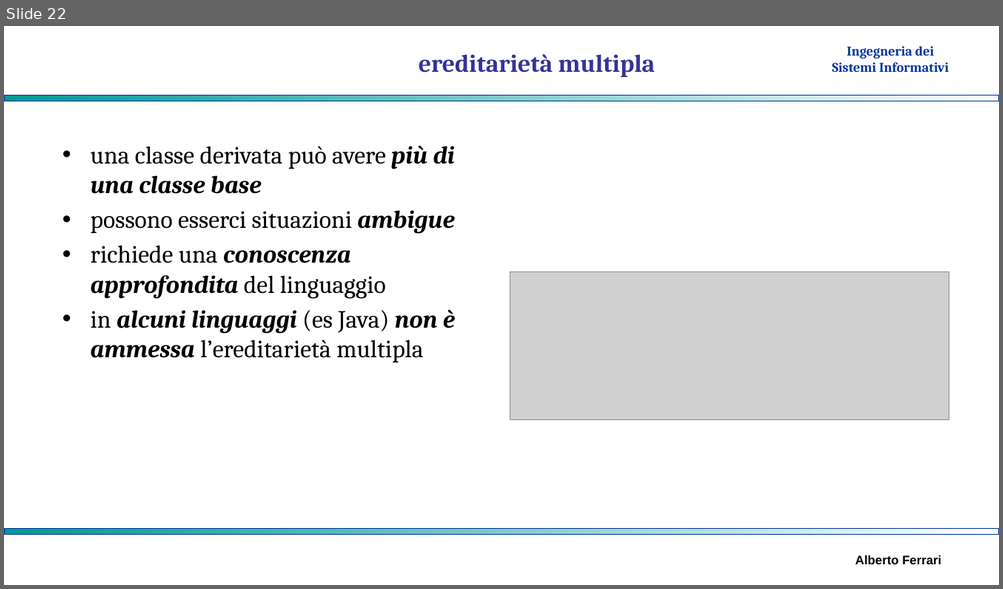
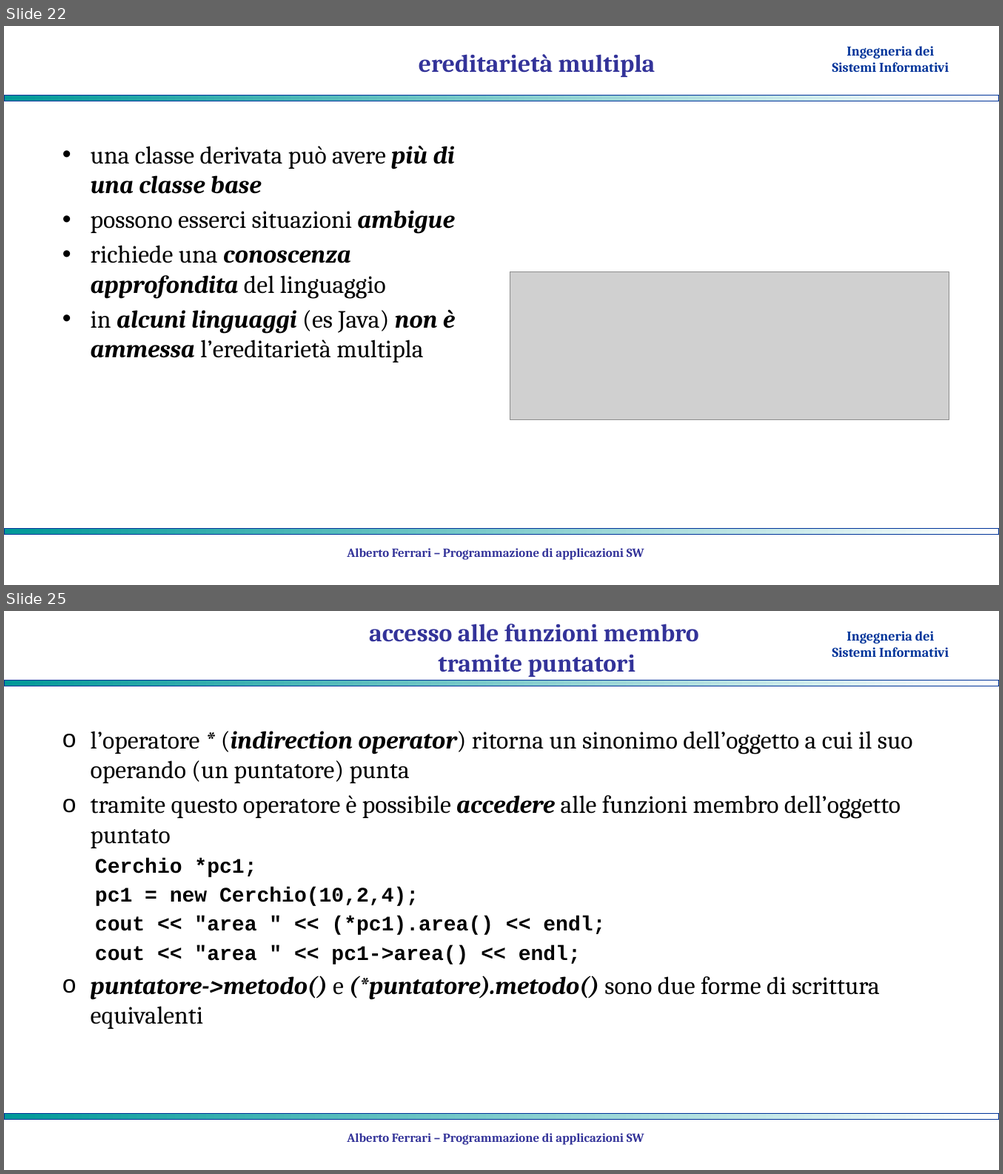
Before and after one commit to albertoferrari/pasw, a slide deck: lezioni/PASW05 - ereditarietà.pptx. Shown one above the other, each under a label of ours: slide 22 before the commit, slides 22 and 25 after it; the slides between them are not shown. The pictures are 1003x589 and 1003x1174 pixels, drawn with LibreOffice and Linux fonts; fonts in the diff are those of the drawing; grey boxes stand for pictures; background and template pictures are left out. Boxes give left, top, right and bottom in pixels: in the first picture for what was removed or moved away, otherwise in the second. Text is boxed around its words. In the diff, an @@ line names an element or a change of style, - is before the commit and + after.

```diff
--- a/lezioni/PASW05 - ereditarietà.pptx
+++ b/lezioni/PASW05 - ereditarietà.pptx
@@ slide 25 added at [4, 611, 999, 1170], background #FFFFFF; not listed: 3 template elements that a slide beside it also shows @@
@@ title added at [369, 624, 699, 677], 24 pt, text #333399, bold @@
+accesso alle funzioni membro
+tramite puntatori
@@ text added at [91, 731, 913, 1029], 24 pt, text #000000 @@
+o l’operatore * (indirection operator) ritorna un sinonimo dell’oggetto a cui il suo operando (un puntatore) punta
+o tramite questo operatore è possibile accedere alle funzioni membro dell’oggetto puntato
+  Cerchio *pc1;
+  pc1 = new Cerchio(10,2,4);
+  cout << "area " << (*pc1).area() << endl;
+  cout << "area " << pc1->area() << endl;
+o puntatore->metodo() e (*puntatore).metodo() sono due forme di scrittura equivalenti
@@ text added at [347, 1133, 644, 1145], 12 pt, text #333399, bold @@
+Alberto Ferrari – Programmazione di applicazioni SW
@@ slide 22 changed as well @@
@@ text added at [347, 548, 644, 560], 12 pt, text #333399, bold @@
+Alberto Ferrari – Programmazione di applicazioni SW
@@ text removed at [855, 556, 941, 565] @@
-Alberto Ferrari
```
Also in this commit, not shown: 15 other slides changed, 15 other slides added, 5 slides removed, 1 other file.
